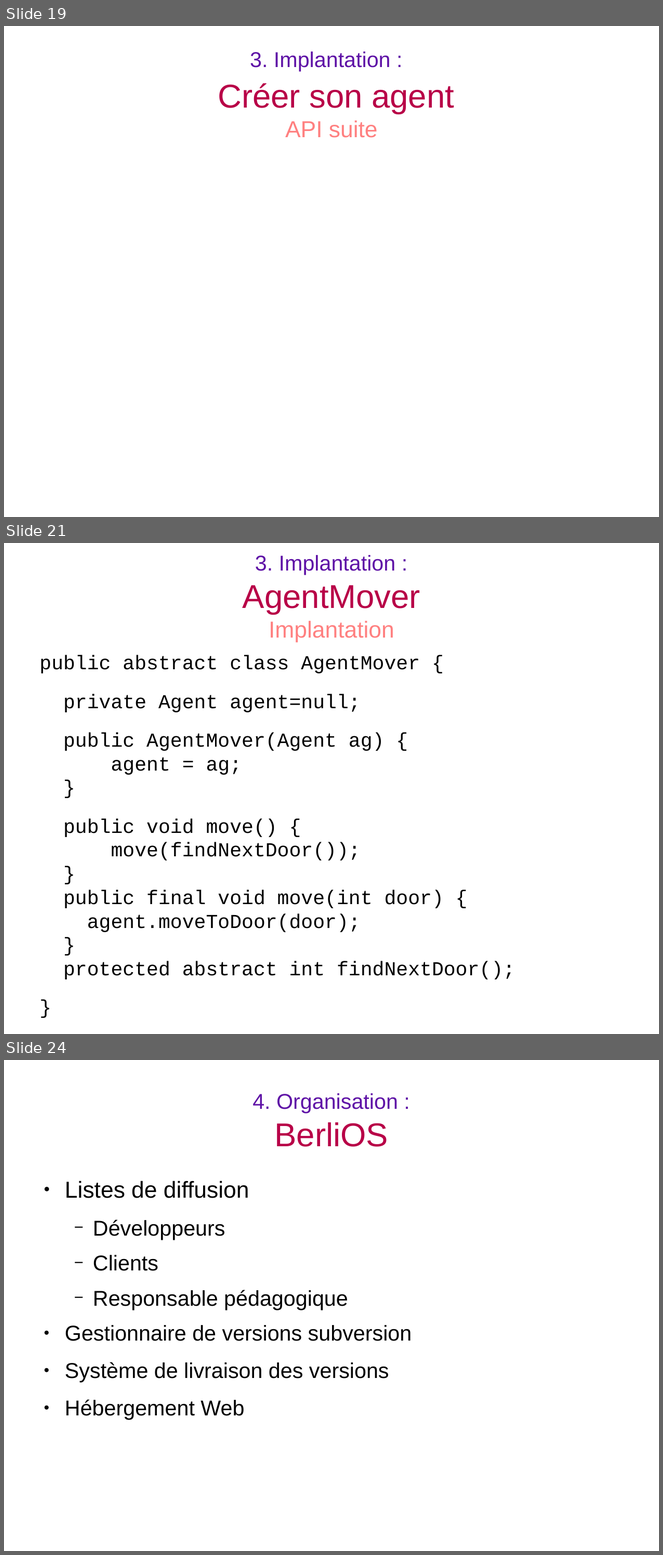
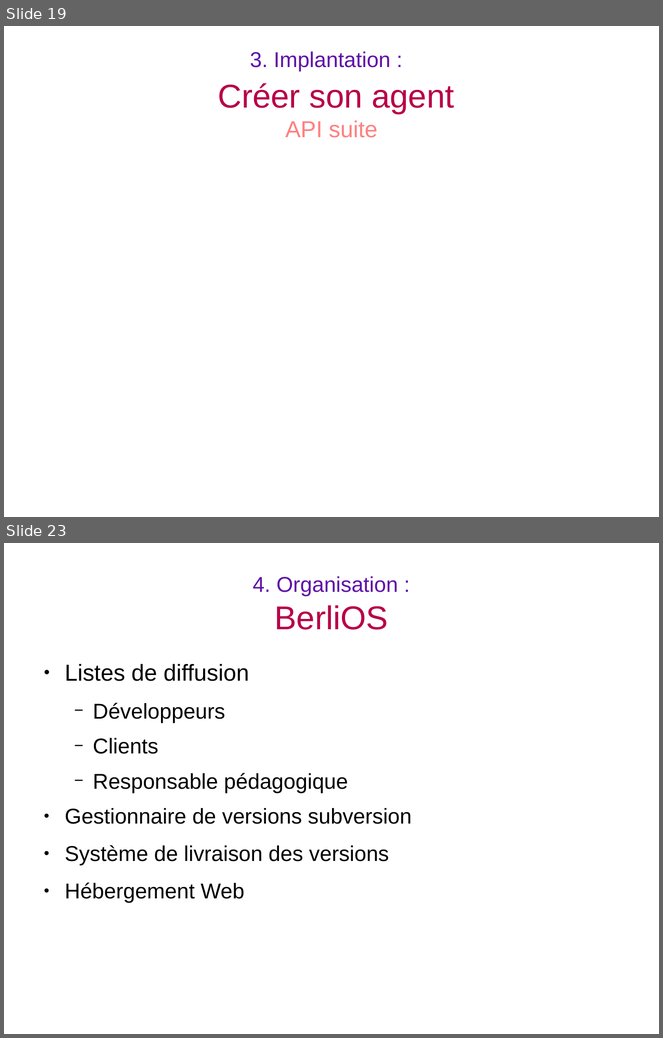
Before and after one commit to BackupTheBerlios/visidia-svn, a slide deck: trunk/doc/soutenance/soutenance.odp. Shown one above the other, each under a label of ours: slides 19, 21 and 24 before the commit, slides 19 and 23 after it; the slides between them are not shown. The pictures are 663x1555 and 663x1038 pixels, drawn with LibreOffice and Linux fonts; fonts in the diff are those of the drawing. Boxes give left, top, right and bottom in pixels: in the first picture for what was removed or moved away, otherwise in the second. Text is boxed around its words. In the diff, an @@ line names an element or a change of style, - is before the commit and + after.

```diff
--- a/trunk/doc/soutenance/soutenance.odp
+++ b/trunk/doc/soutenance/soutenance.odp
@@ slide 21 removed at bbox=[4, 543, 659, 1034], background #FFFFFF @@
@@ title removed at bbox=[243, 555, 421, 642] @@
-3. Implantation :
-AgentMover
-Implantation
@@ text removed at bbox=[39, 655, 515, 980] @@
-public abstract class AgentMover {
-private Agent agent=null;
-public AgentMover(Agent ag) {
-agent = ag;
-}
-public void move() {
-move(findNextDoor());
-}
-public final void move(int door) {
-agent.moveToDoor(door);
-}
-protected abstract int findNextDoor();
-}
@@ what was slide 24 is now slide 23 @@
```
Also in this commit, not shown: 3 slides changed.
